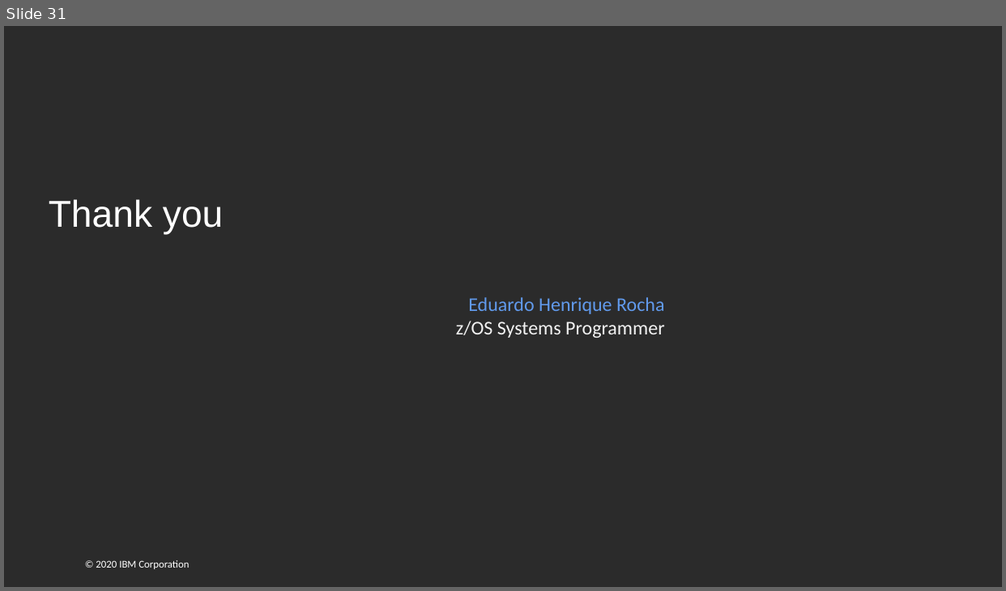
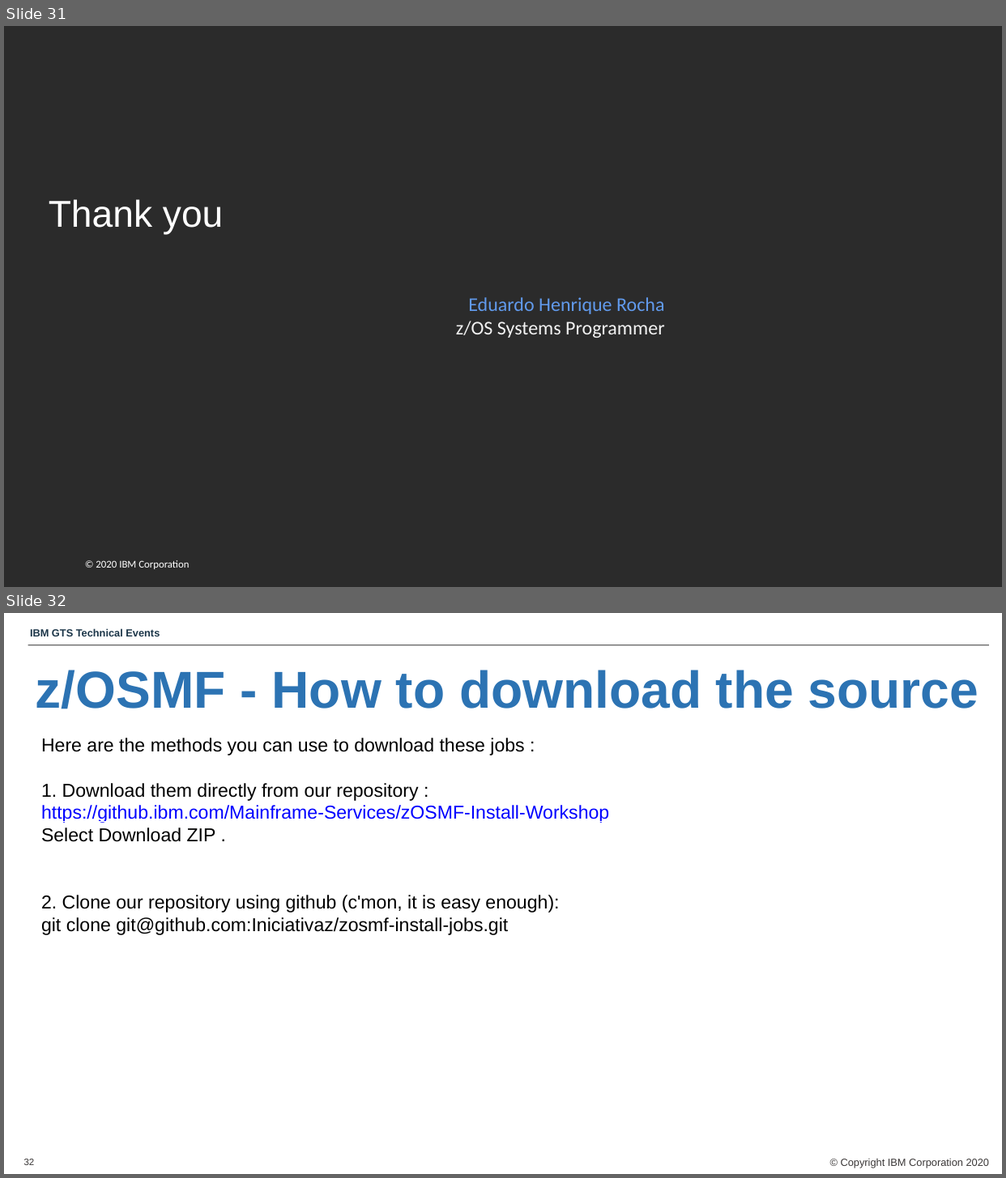
Before and after one commit to Iniciativaz/zosmf-install-jobs, a slide deck: zOSMF-Install.pptx. Shown one above the other, each under a label of ours: slide 31 before the commit, slides 31 and 32 after it. The pictures are 1006x591 and 1006x1178 pixels, drawn with LibreOffice and Linux fonts; fonts in the diff are those of the drawing; background and template pictures are left out; a plain dark background stands for a picture behind light text. Boxes give left, top, right and bottom in pixels: in the first picture for what was removed or moved away, otherwise in the second. Text is boxed around its words. In the diff, an @@ line names an element or a change of style, - is before the commit and + after.

```diff
--- a/zOSMF-Install.pptx
+++ b/zOSMF-Install.pptx
@@ slide 32 added at [4, 613, 1002, 1174], background #FFFFFF @@
@@ text added at [30, 628, 160, 638], 10 pt, text #1C3649, bold @@
+IBM GTS Technical Events
@@ line added from (28, 645) to (989, 645), #000000 0.74 pt @@
@@ text added at [36, 670, 978, 709], 50 pt, text #2C73B3, bold @@
+z/OSMF - How to download the source
@@ text added at [41, 738, 609, 935], 18 pt, text #000000 @@
+Here are the methods you can use to download these jobs :
+1. Download them directly from our repository :
+https://github.ibm.com/Mainframe-Services/zOSMF-Install-Workshop
+Select Download ZIP .
+2. Clone our repository using github (c'mon, it is easy enough):
+git clone git@github.com:Iniciativaz/zosmf-install-jobs.git
@@ page number added at [24, 1159, 35, 1165], 9 pt, text #3B3838 @@
+32
@@ text added at [841, 1158, 989, 1169], 10 pt, text #3B3838 @@
+© Copyright IBM Corporation 2020
```
Also in this commit, not shown: 5 slides changed.
